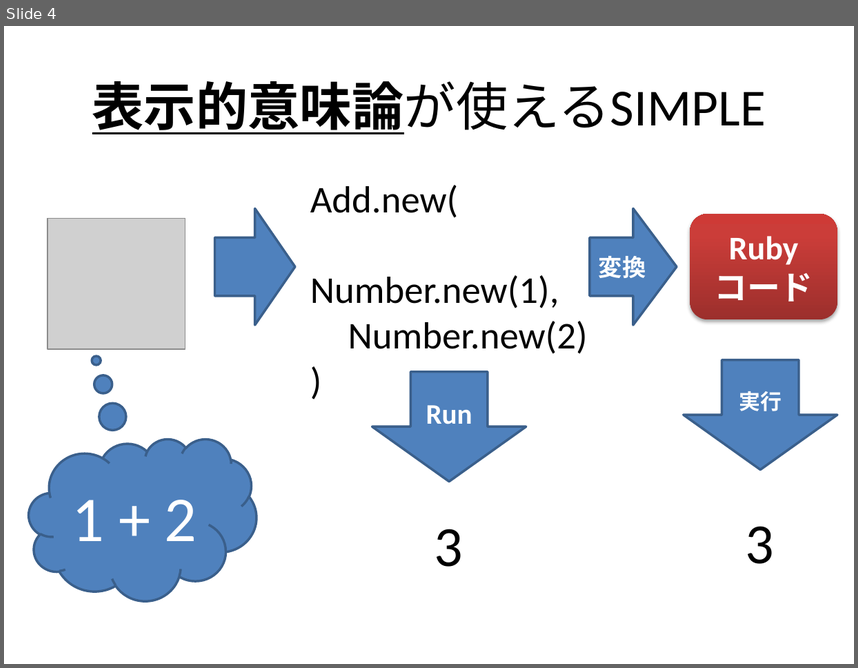
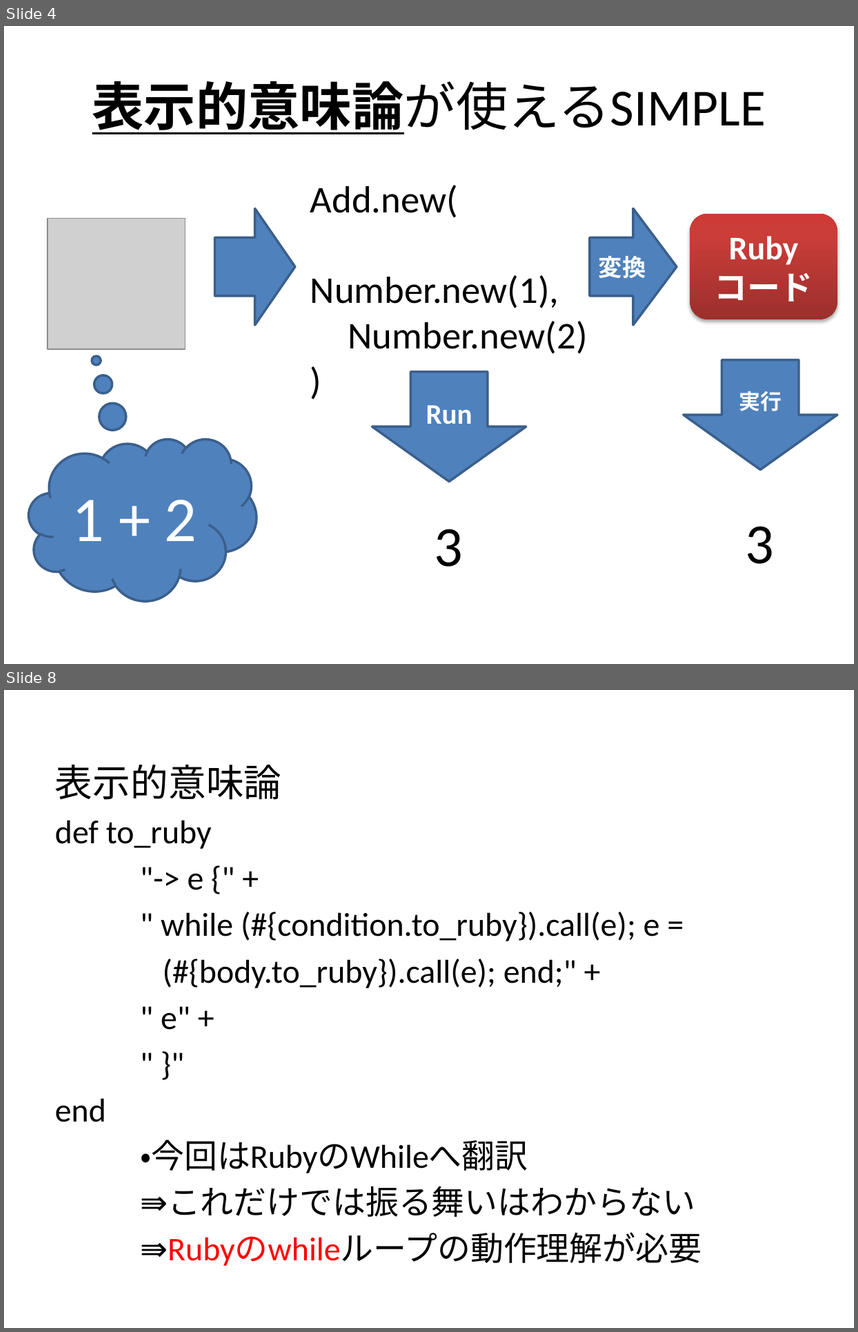
Before and after one commit to class-snct-rikitakelab/Understanding-Computation, a slide deck: material/denotational_semantics.pptx. Shown one above the other, each under a label of ours: slide 4 before the commit, slides 4 and 8 after it; the slides between them are not shown. The pictures are 858x668 and 858x1332 pixels, drawn with LibreOffice and Linux fonts; fonts in the diff are those of the drawing; grey boxes stand for pictures. Boxes give left, top, right and bottom in pixels: in the first picture for what was removed or moved away, otherwise in the second. Text is boxed around its words. In the diff, an @@ line names an element or a change of style, - is before the commit and + after.

```diff
--- a/material/denotational_semantics.pptx
+++ b/material/denotational_semantics.pptx
@@ slide 8 added at [4,690,854,1328], background #FFFFFF @@
@@ text added at [55,765,702,1265], 28 pt, text #000000 @@
+表示的意味論
+def to_ruby
+"-> e {" +
+" while (#{condition.to_ruby}).call(e); e =
+(#{body.to_ruby}).call(e); end;" +
+" e" +
+" }"
+end
+・今回はRubyのWhileへ翻訳
+⇛これだけでは振る舞いはわからない
+⇛Rubyのwhileループの動作理解が必要
```
Also in this commit, not shown: 5 other slides added, 1 other file.
